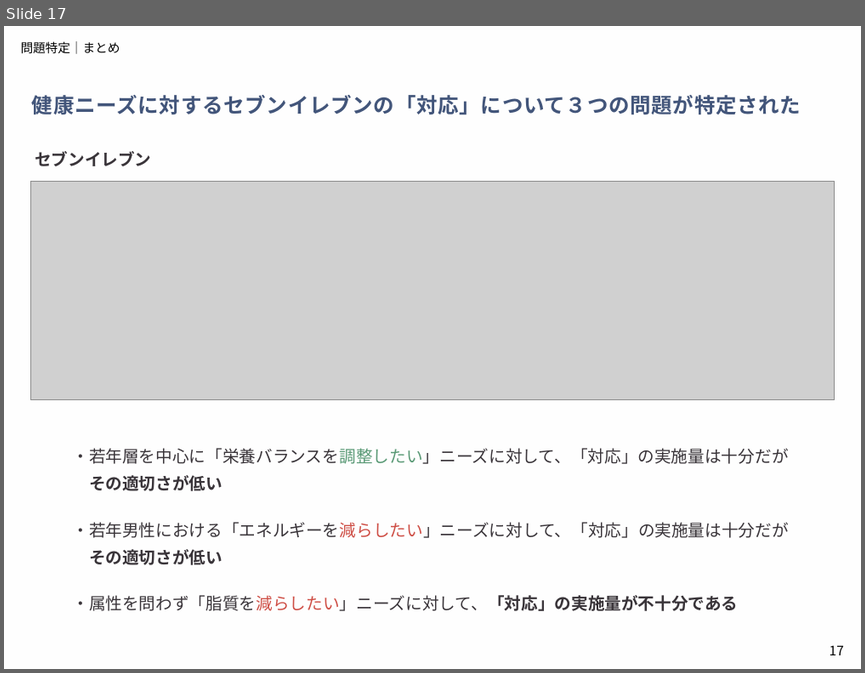
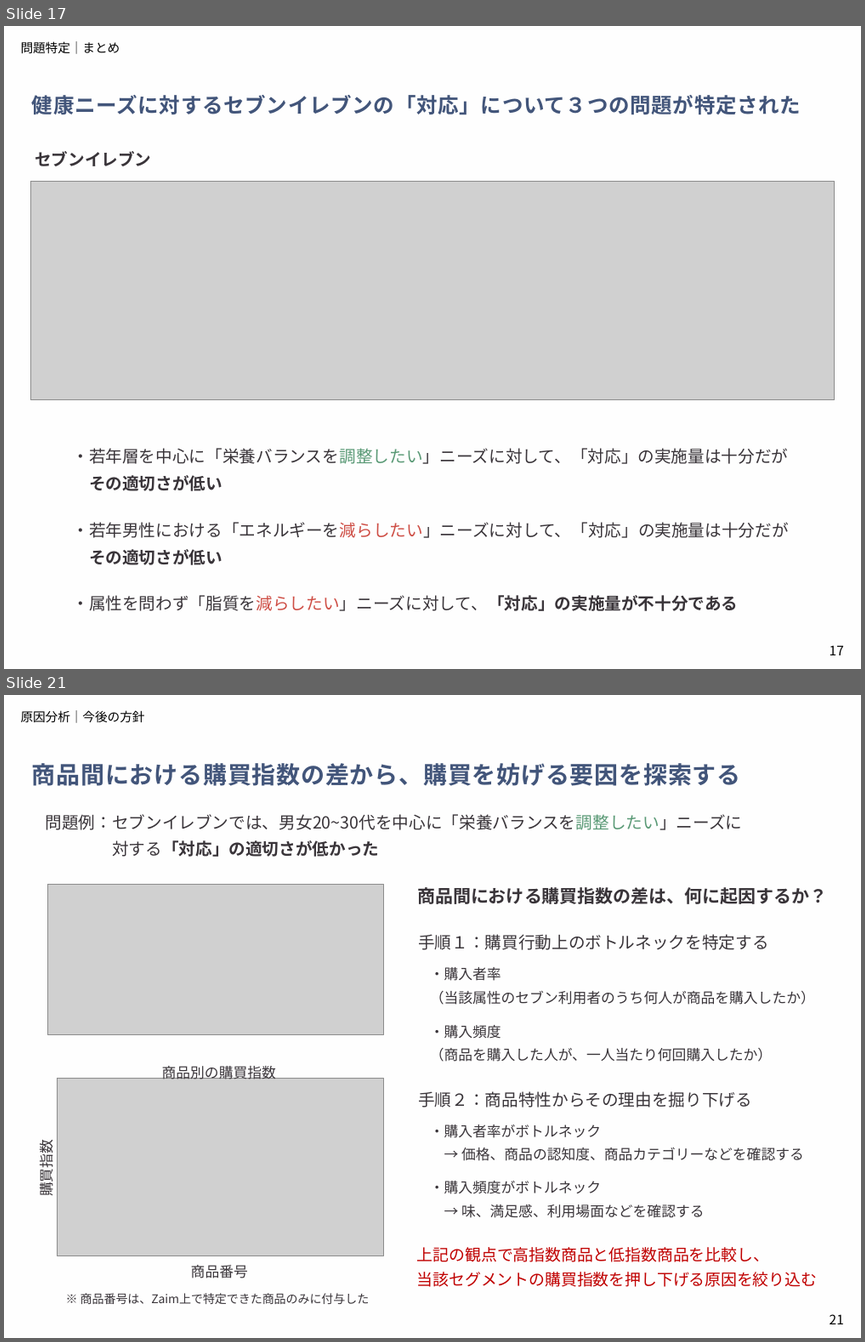
Before and after one commit to aoiseki0415/Accenture_CEO, a slide deck: 提出物一覧/アクセンチュア_中間発表.pptx. Shown one above the other, each under a label of ours: slide 17 before the commit, slides 17 and 21 after it; the slides between them are not shown. The pictures are 865x673 and 865x1342 pixels, drawn with LibreOffice and Linux fonts; fonts in the diff are those of the drawing; grey boxes stand for pictures. Boxes give left, top, right and bottom in pixels: in the first picture for what was removed or moved away, otherwise in the second. Text is boxed around its words. In the diff, an @@ line names an element or a change of style, - is before the commit and + after.

```diff
--- a/提出物一覧/アクセンチュア_中間発表.pptx
+++ b/提出物一覧/アクセンチュア_中間発表.pptx
@@ slide 21 added at (4,695,861,1338), background #F5EDE9 at 4% opacity; not listed: 1 template element that a slide beside it also shows @@
@@ text added at (21,710,145,723), 10.5 pt, text #000000 @@
+原因分析｜今後の方針
@@ text added at (32,763,741,786), 20 pt, text #42557A, bold @@
+商品間における購買指数の差から、購買を妨げる要因を探索する
@@ text added at (46,814,743,857), 14 pt, text #393439 @@
+問題例：セブンイレブンでは、男女20~30代を中心に「栄養バランスを調整したい」ニーズに
+対する「対応」の適切さが低かった
@@ picture added at (47,885,384,1035) @@
@@ text added at (417,887,828,904), 15 pt, text #393439, bold @@
+商品間における購買指数の差は、何に起因するか？
@@ text added at (418,934,768,950), 14 pt, text #393439 @@
+手順１：購買行動上のボトルネックを特定する
@@ text added at (430,967,815,1004), 12 pt, text #393439 @@
+・購入者率
+（当該属性のセブン利用者のうち何人が商品を購入したか）
@@ text added at (430,1025,772,1061), 12 pt, text #393439 @@
+・購入頻度
+（商品を購入した人が、一人当たり何回購入したか）
@@ text added at (418,1091,752,1107), 14 pt, text #393439 @@
+手順２：商品特性からその理由を掘り下げる
@@ text added at (430,1124,804,1161), 12 pt, text #393439 @@
+・購入者率がボトルネック
+→ 価格、商品の認知度、商品カテゴリーなどを確認する
@@ text added at (430,1180,704,1218), 12 pt, text #393439 @@
+・購入頻度がボトルネック
+→ 味、満足感、利用場面などを確認する
@@ text added at (417,1247,817,1287), 13.5 pt, text #C00000 @@
+上記の観点で高指数商品と低指数商品を比較し、
+当該セグメントの購買指数を押し下げる原因を絞り込む
@@ group added at (36,1063,384,1304): 4 texts, 1 picture @@
+商品番号
+購買指数
+商品別の購買指数
+※ 商品番号は、Zaim上で特定できた商品のみに付与した
```
Also in this commit, not shown: 9 slides changed, 2 slides removed.
